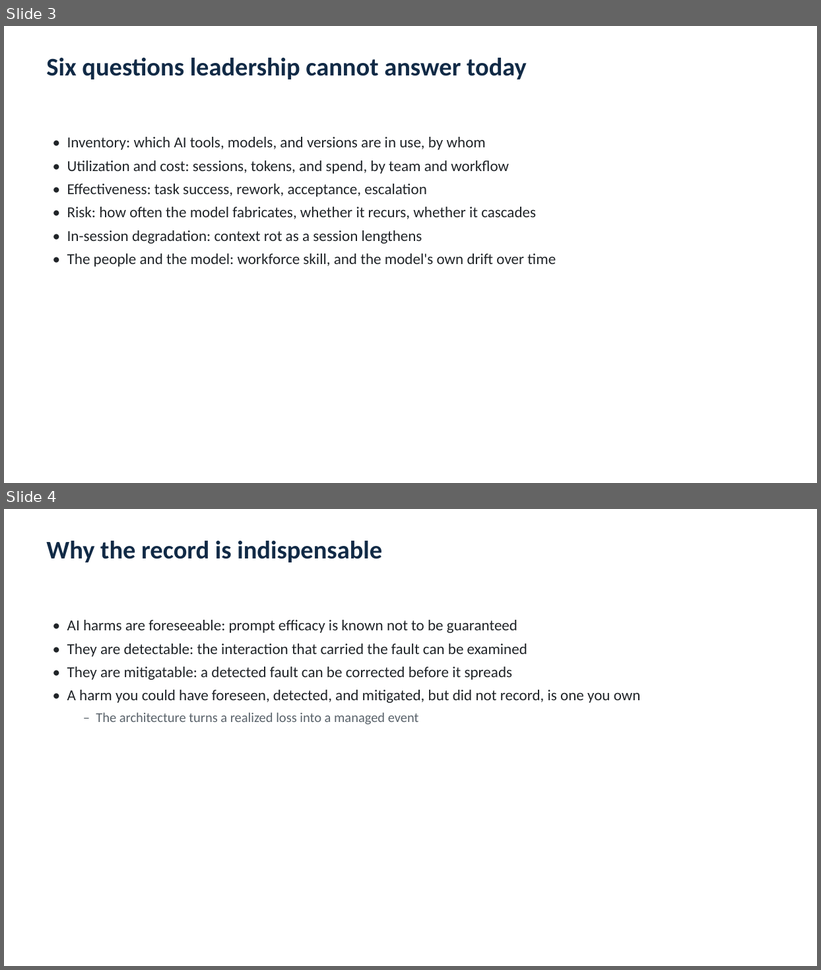
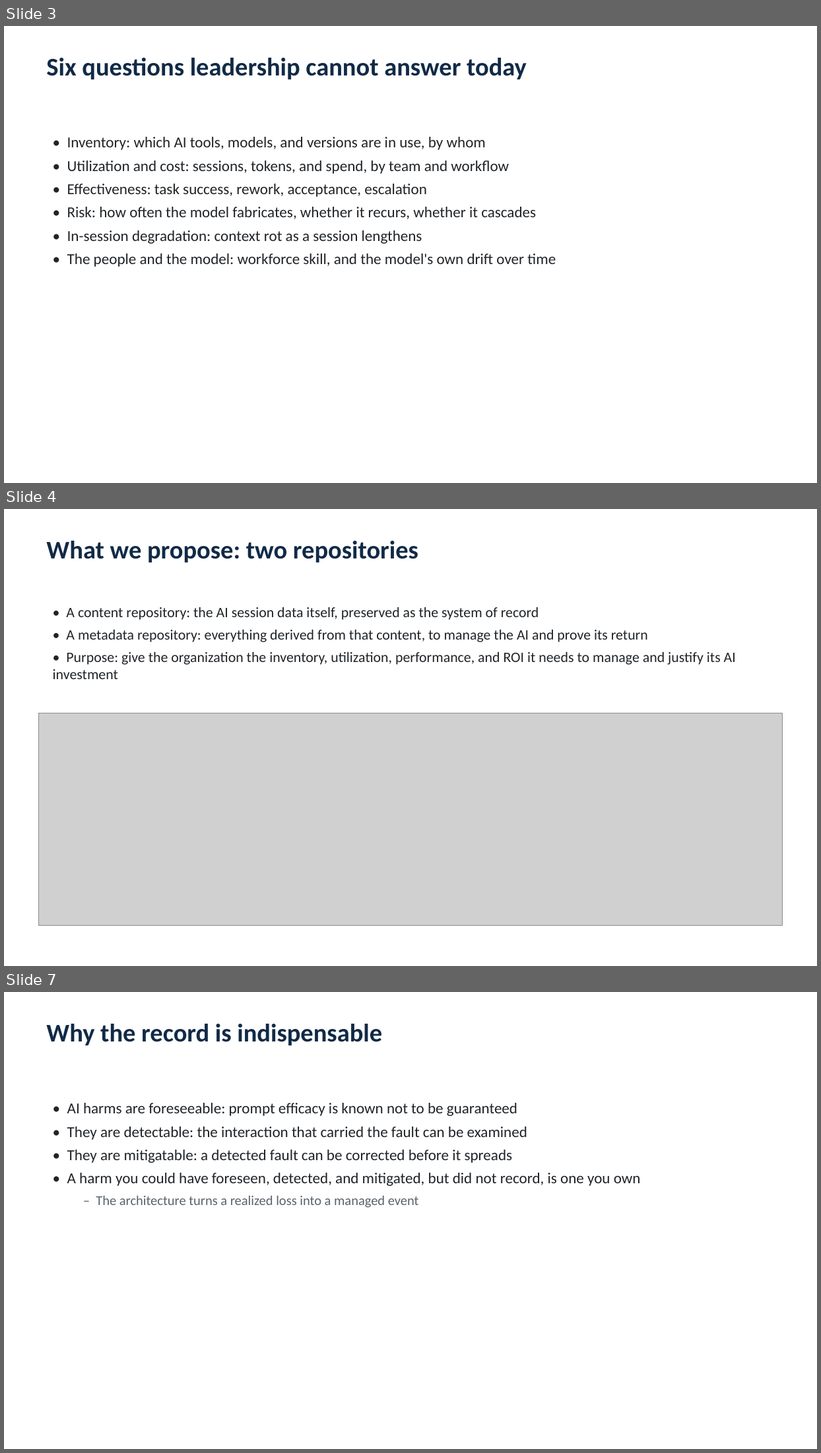
Before and after one commit to yj07538Johnny/Johnny_AI_ML_LLM_experiments_2024, a slide deck: papers/ai-metadata-session-data-repository/AI_Metadata_Repository_Briefing.pptx. Shown one above the other, each under a label of ours: slides 3 and 4 before the commit, slides 3, 4 and 7 after it; the slides between them are not shown. The pictures are 821x970 and 821x1453 pixels, drawn with LibreOffice and Linux fonts; fonts in the diff are those of the drawing; grey boxes stand for pictures. Boxes give left, top, right and bottom in pixels: in the first picture for what was removed or moved away, otherwise in the second. Text is boxed around its words. In the diff, an @@ line names an element or a change of style, - is before the commit and + after.

```diff
--- a/papers/ai-metadata-session-data-repository/AI_Metadata_Repository_Briefing.pptx
+++ b/papers/ai-metadata-session-data-repository/AI_Metadata_Repository_Briefing.pptx
@@ slide 4 added at [4,509,817,966], background #FFFFFF @@
@@ text added at [46,541,418,562], 30 pt, text #112A46, bold @@
+What we propose: two repositories
@@ text added at [53,607,736,679], 17 pt, text #202428 @@
+• A content repository: the AI session data itself, preserved as the system of record
+• A metadata repository: everything derived from that content, to manage the AI and prove its return
+• Purpose: give the organization the inventory, utilization, performance, and ROI it needs to manage and justify its AI investment
@@ picture added at [39,714,783,925] @@
@@ what was slide 4 is now slide 7 @@
```
Also in this commit, not shown: 2 slides changed, 3 other slides added, 1 slide removed, 1 other file.
